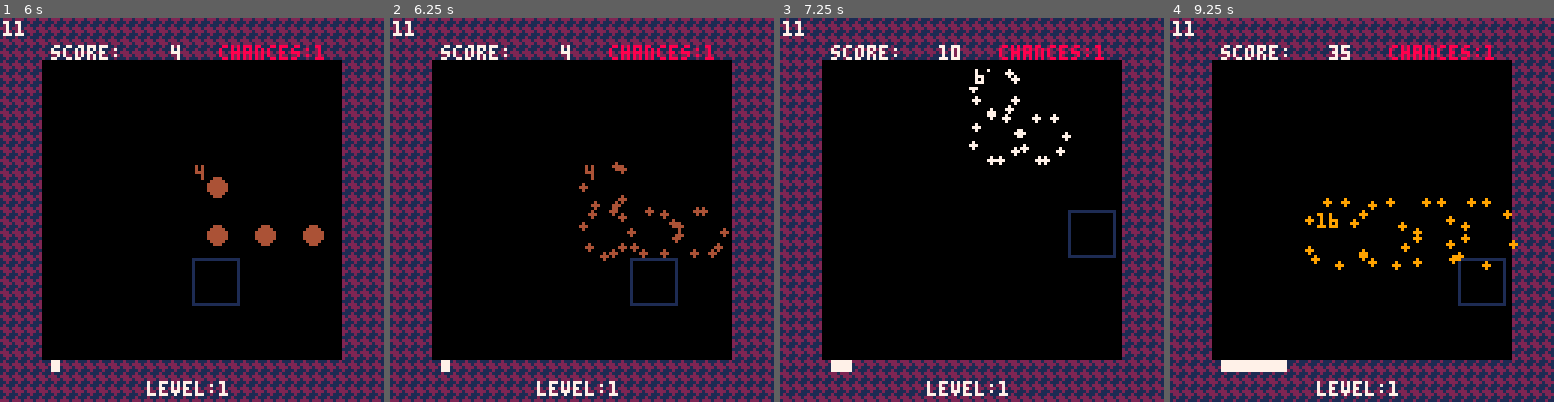
Above: before the commit, frames 1-4 (left to right).
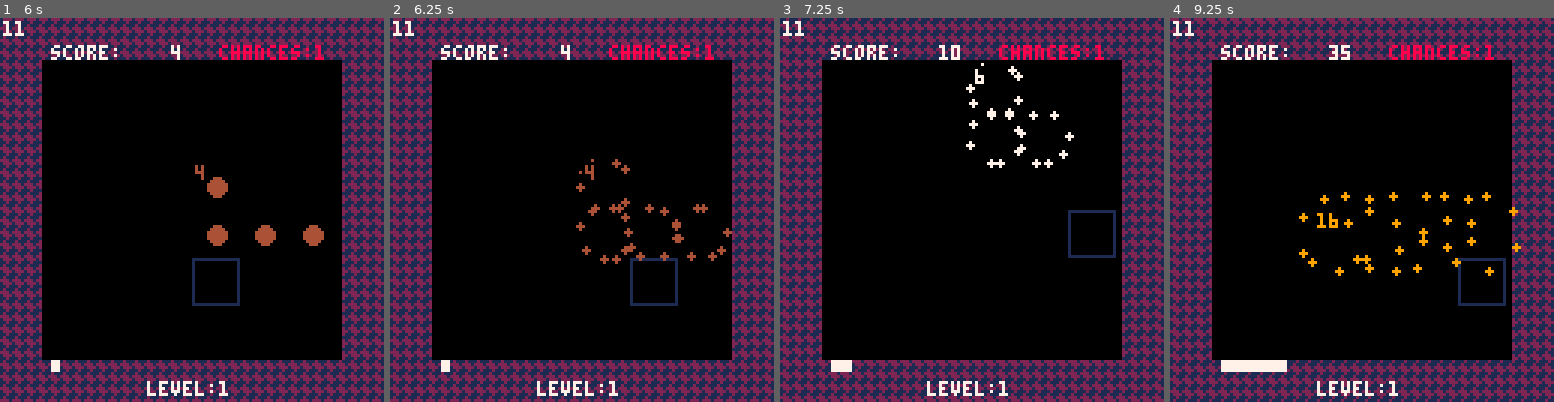
Above: after the commit, the same moments.

Repository: vm70/stratagem
Game: PICO-8 cartridge src/main.p8
Two runs of this game, one before a commit and one after it. Both use one fixed random seed, a clock stepped at 60 frames per second and the inputs below.
Inputs (mouse positions are in pixels of both pictures, inside the frame that each line leads up to):
- Up to frame 1 (6 s): tap X (X key) at 0.33, 1.07, 1.85, 2.97, 4.08, 5.2 s; click (280, 121) at 0.67 s; tap O (Z key) at 0.7, 1.7, 2.1, 2.5, 2.9, 3.3, 3.7, 4.1, 4.5, 4.9, 5.3, 5.7 s; click (46, 267) at 1.22 s; hold Right 1.6-2.1 s; click (107, 114) at 1.77 s; hold Up 2.15-2.42 s; click (172, 259) at 2.32 s; hold Right 2.47-3.03 s; click (234, 106) at 2.87 s; hold Left 3.08-3.58 s; click (295, 256) at 3.42 s; hold Down 3.63-3.97 s; click (61, 102) at 3.97 s; hold Right 4.02-4.68 s; click (122, 248) at 4.52 s; hold Up 4.73-5.03 s; click (184, 94) at 5.07 s; hold Left 5.08-5.68 s; click (249, 244) at 5.62 s; hold Down from 5.73 s (still down)
- Up to frame 2 (6.25 s): release Down at 6.03 s; hold Right from 6.08 s (still down); tap O (Z key) at 6.1 s; click (701, 90) at 6.17 s
- Up to frame 3 (7.25 s): tap X (X key) at 6.32 s; tap O (Z key) at 6.5, 6.9 s; release Right at 6.58 s; hold Right 6.63-7.13 s; click (856, 236) at 6.72 s; hold Up from 7.18 s (still down)
- Up to frame 4 (9.25 s): click (1308, 83) at 7.27 s; tap O (Z key) every 0.4 s from 7.3 to 8.9 s; tap X (X key) at 7.43, 8.55 s; release Up at 7.45 s; hold Right 7.5-8.07 s; click (1369, 229) at 7.82 s; hold Left 8.12-8.62 s; click (1434, 79) at 8.37 s; hold Down 8.67-9 s; click (1496, 225) at 8.92 s; hold Right from 9.05 s (still down)

Frame 1 is identical in both runs. In frame 2, 1.0% of the frame differs, in the area x 48-90%, y 36-65%; in frame 3, 0.7%; in frame 4, 1.6%, in the area x 33-92%, y 45-68%.

Commit message:
Simplify particles by using quadratic ease-out function
This commit fixes #45.

Diff:
--- a/src/types.lua
+++ b/src/types.lua
@@ -29,9 +29,6 @@
 
 ---@class Particle # a particle used for match animations
 ---@field coord Coords # center gem coordinate, used to determine the particle's relative origin
----@field r number # radius [px] from the particle's relative origin
 ---@field theta number # angle [rotations] from the particle's relative origin
----@field vr number # radial velocity [px/s] from the particle's relative origin
----@field ar number # radial acceleration [px/s^2] from the particle's relative origin
 
 ---@alias Version {major: integer, minor: integer, patch: integer} # semantic version number
--- a/src/ui.lua
+++ b/src/ui.lua
@@ -203,6 +203,15 @@
 ---@return number
 function Lerp(a, b, t)
 	return a + (b - a) * t
+end
+
+-- Do a quadratic ease-out between two values.
+---@param a number # starting number (output when t = 0)
+---@param b number # ending number (output when t = 1)
+---@param t number # time, expected to be in range [0, 1]
+---@return number
+function QuadEaseOut(a, b, t)
+	return a + (b - a) * (2 * t - t ^ 2)
 end
 
 -- Draw an animation wipe on the game grid.
@@ -330,7 +339,7 @@
 		Particles = {}
 		for _, coord in ipairs(player.last_match.match_list) do
 			for i = 1, 8 do
-				add(Particles, { coord = coord, r = 0, theta = 0.125 * i + rnd(0.125), vr = 40, ar = -60 })
+				add(Particles, { coord = coord, theta = 0.125 * i + rnd(0.125) })
 			end
 		end
 	end
@@ -352,15 +361,13 @@
 		end
 		for _, particle in ipairs(Particles) do
 			local particle_origin = { x = 16 * particle.coord.x + 8, y = 16 * particle.coord.y + 8 }
+			local particle_r = QuadEaseOut(0, 15, particle_progress)
 			circfill(
-				particle_origin.x + particle.r * cos(particle.theta),
-				particle_origin.y + particle.r * sin(particle.theta),
+				particle_origin.x + particle_r * cos(particle.theta),
+				particle_origin.y + particle_r * sin(particle.theta),
 				3 - 3 * particle_progress,
 				GEM_COLORS[player.last_match.gem_type]
 			)
-			particle.vr = particle.vr + 1 / 30 * particle.ar
-			particle.r = particle.r + particle.vr * 1 / 30
-			-- particle.r = particle.r + 30/8
 		end
 		-- draw match point number
 		print(
